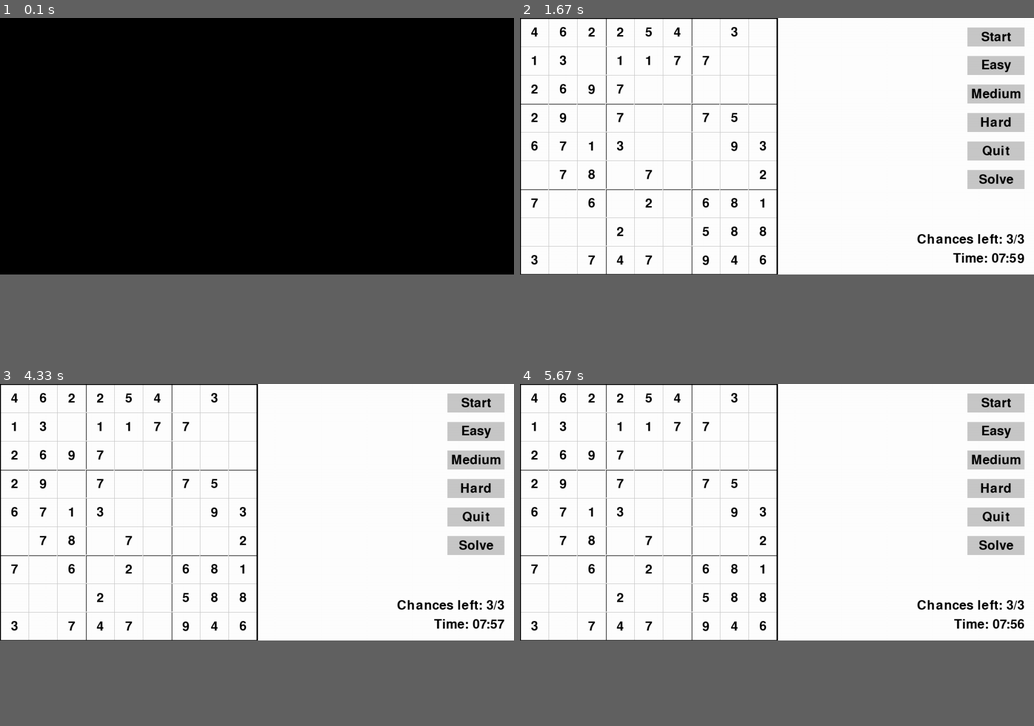
Above: before the commit, frames 1-4 (two rows, left to right).
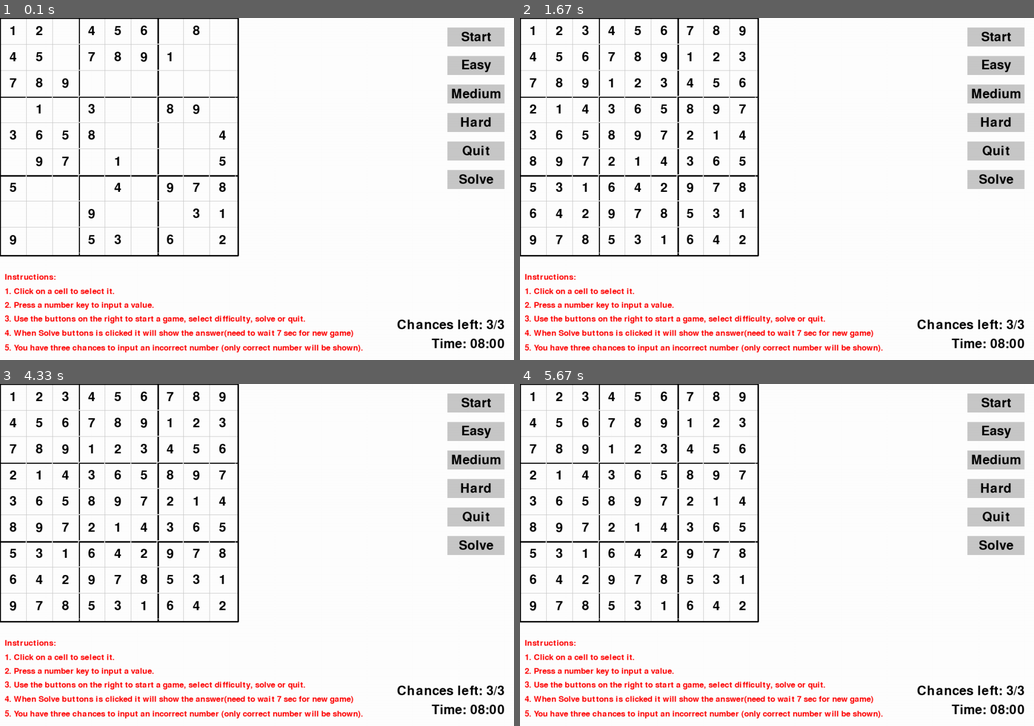
Above: after the commit, the same moments.

Repository: parvat07/Sudoku
Game: pygame game, started from Sudoku.py
Same seed, same stepped clock (60 frames per second), same inputs: the game is played once before the commit and once after it.
Inputs (mouse positions are in pixels of both pictures, inside the frame that each line leads up to):
- Up to frame 1 (0.1 s): no input
- Up to frame 2 (1.67 s): tap 1 at 0.33 s; click (998, 178) at 0.72 s, where only the run after the commit has a clickable "Solve"
- Up to frame 3 (4.33 s): no input
- Up to frame 4 (5.67 s): no input
In our replay, the window is 900x450 before the commit and 900x600 after it. These sizes can differ from the game's own. Grey fills any space a smaller window leaves; there, only what the larger window draws over its background counts as a difference.

The runs differ from the first frame. In frame 1, 77% of the frame differs, in the area x 0-100%, y 0-98%; in frame 2, 11%; in frame 3, 11%; in frame 4, 11%.

Commit message:
added working solve button

Diff:
--- a/Sudoku.py
+++ b/Sudoku.py
@@ -12,8 +12,8 @@
 RED = (255, 0, 0)
 
 # Set up window
-BOARD_SIZE = 540  # Size of the game board
-WINDOW_SIZE = (BOARD_SIZE * 2, BOARD_SIZE)  # Double the width for buttons on the right
+BOARD_SIZE = 500  # Size of the game board
+WINDOW_SIZE = ( 1080, 720)  # Double the width for buttons on the right
 WIN = pygame.display.set_mode(WINDOW_SIZE)
 pygame.display.set_caption("Sudoku")
 
@@ -36,13 +36,77 @@
         self.timer = 480 # 8min in seconds
         self.chances = 3
         self.difficulty = "easy"
+        self.start_time = pygame.time.get_ticks()
+
+
+    def solve_sudoku(self):
+        # Helper function to solve Sudoku using backtracking
+        def is_valid(row, col, num):
+            # Check if the number can be placed in the given position
+            for i in range(9):
+                if self.board[row][i] == num or self.board[i][col] == num:
+                    return False
+
+            start_row, start_col = (row // 3) * 3, (col // 3) * 3
+            for i in range(3):
+                for j in range(3):
+                    if self.board[start_row + i][start_col + j] == num:
+                        return False
+            return True
+
+        def solve():
+            for i in range(9):
+                for j in range(9):
+                    if self.board[i][j] == 0:
+                        for num in range(1, 10):
+                            if is_valid(i, j, num):
+                                self.board[i][j] = num
+                                if solve():
+                                    return True
+                                self.board[i][j] = 0
+                        return False
+            return True
+
+        solve()
+
+
+    def is_solvable(self):
+        # Create a copy of the board
+        temp_board = [row[:] for row in self.board]
+
+        def is_valid(row, col, num):
+            # Check if the number can be placed in the given position
+            for i in range(9):
+                if temp_board[row][i] == num or temp_board[i][col] == num:
+                    return False
+
+            start_row, start_col = (row // 3) * 3, (col // 3) * 3
+            for i in range(3):
+                for j in range(3):
+                    if temp_board[start_row + i][start_col + j] == num:
+                        return False
+            return True
+
+        def solve():
+            for i in range(9):
+                for j in range(9):
+                    if temp_board[i][j] == 0:
+                        for num in range(1, 10):
+                            if is_valid(i, j, num):
+                                temp_board[i][j] = num
+                                if solve():
+                                    return True
+                                temp_board[i][j] = 0
+                        return False
+            return True
+
+        return solve()
 
     def generate_board(self):
+
+
         # Generate a solved Sudoku board
-        # For simplicity, we just fill in numbers randomly
-        for i in range(9):
-            for j in range(9):
-                self.board[i][j] = random.randint(1, 9)
+        self.solve_sudoku()
 
         # Set the number of empty cells based on the selected difficulty level
         empty_cells = {"easy": 40, "medium": 50, "hard": 60}
@@ -52,25 +116,59 @@
         for _ in range(empty_cells_count):
             row = random.randint(0, 8)
             col = random.randint(0, 8)
+            # Ensure that the cell is not already empty
+            while self.board[row][col] == 0:
+                row = random.randint(0, 8)
+                col = random.randint(0, 8)
+            # Temporarily store the cell value
+            temp = self.board[row][col]
+            # Remove the number from the cell
             self.board[row][col] = 0
-
-        self.reset_timer() #reset the timer when generating a new board
-        self.chances = 3 #Reset the chances counter
+            # Check if the puzzle remains solvable after removing the number
+            if not self.is_solvable():
+                # If not solvable, revert the change and try another cell
+                self.board[row][col] = temp
+
+        self.reset_timer()  # reset the timer when generating a new board
+        self.chances = 3  # Reset the chances counter
 
     def draw_timer(self):
-        timer_text = FONT.render(f"Time: {self.timer // 60:02}:{self.timer % 60:02}", True, BLACK)
+        elapsed_time = (pygame.time.get_ticks() - self.start_time) // 1000  # Convert milliseconds to seconds
+        remaining_time = max(0, self.timer - elapsed_time)  # Calculate remaining time
+        timer_text = FONT.render(f"Time: {remaining_time // 60:02}:{remaining_time % 60:02}", True, BLACK)
         timer_text_rect = timer_text.get_rect(bottomright=(WINDOW_SIZE[0] - 20, WINDOW_SIZE[1] - 20))
         WIN.blit(timer_text, timer_text_rect)
 
     def reset_timer(self):
-        self.timer = 480  # Reset the timer to 8 minutes in seconds
+        self.start_time = pygame.time.get_ticks() # Reset the timer to 8 minutes in seconds
 
     def draw_chances(self):
         chance_text = FONT.render(f"Chances left: {self.chances}/3", True, BLACK)
         chance_text_rect = chance_text.get_rect(bottomright=(WINDOW_SIZE[0] - 20, WINDOW_SIZE[1] - 60))  # Adjusted position
         WIN.blit(chance_text, chance_text_rect)
 
+    def draw_instructions(self):
+
+        instruction_font = pygame.font.SysFont(None, 25)
+
+        instructions = [
+            "Instructions:",
+            "1. Click on a cell to select it.",
+            "2. Press a number key to input a value.",
+            "3. Use the buttons on the right to start a game, select difficulty, solve or quit.",
+            "4. When Solve buttons is clicked it will show the answer(need to wait 7 sec for new game)",
+            "5. You have three chances to input an incorrect number (only correct number will be shown)."
+         ]
+        instruction_y = WINDOW_SIZE[1] - len(instructions) * 26 - 10  # Align with bottom of window
+        for instruction in instructions:
+            text_surface = instruction_font.render(instruction, True, RED)
+            text_rect = text_surface.get_rect(bottomleft=(10, instruction_y))
+            WIN.blit(text_surface, text_rect)
+            instruction_y += 30 # Increase Y-coordinate for the next instruction
+
     def draw_board(self):
+
+        self.draw_instructions()
         # Draw main box boundaries
         for i in range(1, 3):
             pygame.draw.line(WIN, BLACK, (i * (BOARD_SIZE // 3), 0), (i * (BOARD_SIZE // 3), BOARD_SIZE), 3)
@@ -103,28 +201,13 @@
             pygame.draw.line(WIN, BLACK, (0, 0), (0, BOARD_SIZE), 3)
     # Draw the right border line
             pygame.draw.line(WIN, BLACK, (BOARD_SIZE, 0), (BOARD_SIZE, BOARD_SIZE), 3)
-
-    # Draw instructions
-        instructions = [
-        "Instructions:",
-        "1. Click on a cell to select it.",
-        "2. Press a number key to input a value.",
-        "3. Use the buttons on the right to start a new game,",
-        "   select difficulty, or quit.",
-        "4. You have three chances to input an incorrect number."
-        ]
-        instruction_y = BOARD_SIZE + 20  # Y-coordinate for the first instruction
-        for instruction in instructions:
-                text_surface = FONT.render(instruction, True, GRAY)
-                text_rect = text_surface.get_rect(midtop=(WINDOW_SIZE[0] - 100, instruction_y))
-                WIN.blit(text_surface, text_rect)
-                instruction_y += 20  # Increase Y-coordinate for the next instruction
+        # Draw instructions
 
         # Draw buttons for new game, difficulty levels, and quit on the right side
         for button in self.buttons.values():
             pygame.draw.rect(WIN, GRAY, button)
 
-            button_texts = {"start": "Start", "easy": "Easy", "medium": "Medium", "hard": "Hard", "quit": "Quit", "solve": "Solve"}
+        button_texts = {"start": "Start", "easy": "Easy", "medium": "Medium", "hard": "Hard", "quit": "Quit", "solve": "Solve"}
         for button_name, button_rect in self.buttons.items():
             button_text = FONT.render(button_texts[button_name], True, BLACK)
             button_text_rect = button_text.get_rect(center=button_rect.center)
@@ -145,14 +228,6 @@
     def set_difficulty(self, difficulty):
         self.difficulty = difficulty
         self.generate_board()
-
-    def update_timer(self):
-        pygame.time.delay(1000)  # Delay for 1 second
-        self.timer -= 1
-        if self.timer <= 0:
-            print("Game Over: Time's up!")
-            pygame.quit()
-            sys.exit()
 
     def input_number(self, number):
         if self.selected:
@@ -166,7 +241,7 @@
                         print("No more chances left. Generating new game board...")
                         self.generate_board()  # Generate new game board
             else:
-                self.chances -= 1  # Decrement chances on invalid input
+                print("Cell already contains a number")
 
     def is_valid_move(self, row, col, number):
         # Check if the number can be placed in the given row and column
@@ -189,6 +264,14 @@
         for i in range(3):
             for j in range(3):
                 if self.board[start_row + i][start_col + j] == number:
+                    return False
+        return True
+
+    def is_puzzle_solved(self):
+    # Check if there are any empty cells (zeroes) remaining
+        for row in self.board:
+            for cell in row:
+                if cell == 0:
                     return False
         return True
 
@@ -230,6 +313,10 @@
                             sys.exit()
                         elif button_name == "solve":
                             print("Solve button clicked")
+                            sudoku.solve_sudoku()
+                            sudoku.draw_board()
+
+
 
             elif event.type == pygame.KEYDOWN:
                 if pygame.K_1 <= event.key <= pygame.K_9:
@@ -240,8 +327,28 @@
         sudoku.draw_selected_cell()
         sudoku.draw_timer()  # Draw the timer
         sudoku.draw_chances()
-        sudoku.update_timer()  # Update the timer
+
         pygame.display.update()
+
+
+        if sudoku.timer <= 0:
+            print("Time's up! Generating new game board...")
+            sudoku.generate_board()
+            sudoku.reset_timer()
+
+        # Check if the puzzle is solved
+        if sudoku.is_puzzle_solved():
+            print("Congratulations! Puzzle solved. Generating new game board...7 sec more")
+            start_time = pygame.time.get_ticks()
+            while pygame.time.get_ticks() - start_time <8000:
+                pass
+            sudoku.generate_board()
+
+        # Reset timer and chances when the game is over
+        if sudoku.timer <= 0 or sudoku.is_puzzle_solved():
+            sudoku.reset_timer()
+            sudoku.chances = 3
+
 
 if __name__ == "__main__":
     main()
--- a/solver.py
+++ b/solver.py
@@ -46,15 +46,15 @@
 if __name__ == "__main__":
     # Input the partially filled Sudoku puzzle
     puzzle = [
-        [8, 5, 3, 8, 9, 0, 2, 5, 0],
-        [0, 8, 5, 0, 2, 6, 6, 0, 0],
-        [9, 0, 1, 4, 5, 0, 6, 9, 0],
-        [9, 6, 0, 0, 1, 0, 9, 3, 9],
-        [3, 4, 1, 2, 9, 6, 0, 6, 0],
-        [0, 0, 7, 8, 0, 2, 0, 8, 0],
-        [8, 9, 0, 0, 0, 2, 3, 4, 0],
-        [0, 9, 4, 9, 7, 9, 0, 6, 6],
-        [8, 0, 0, 0, 0, 3, 4, 0, 4]
+        [0, 0, 0, 4, 0, 0, 0, 0, 0],
+        [0, 0, 0, 7, 0, 0, 0, 2, 0],
+        [0, 0, 9, 0, 0, 0, 0, 5, 6],
+        [0, 0, 4, 0, 0, 5, 8, 0, 7],
+        [3, 6, 0, 0, 0, 0, 2, 0, 0],
+        [0, 0, 0, 0, 0, 0, 0, 0, 5],
+        [5, 0, 0, 0, 0, 0, 0, 0, 8],
+        [0, 4, 0, 0, 0, 0, 0, 0, 0],
+        [9, 0, 0, 0, 0, 1, 6, 4, 2]
     ]
 
     if solve_sudoku(puzzle):
